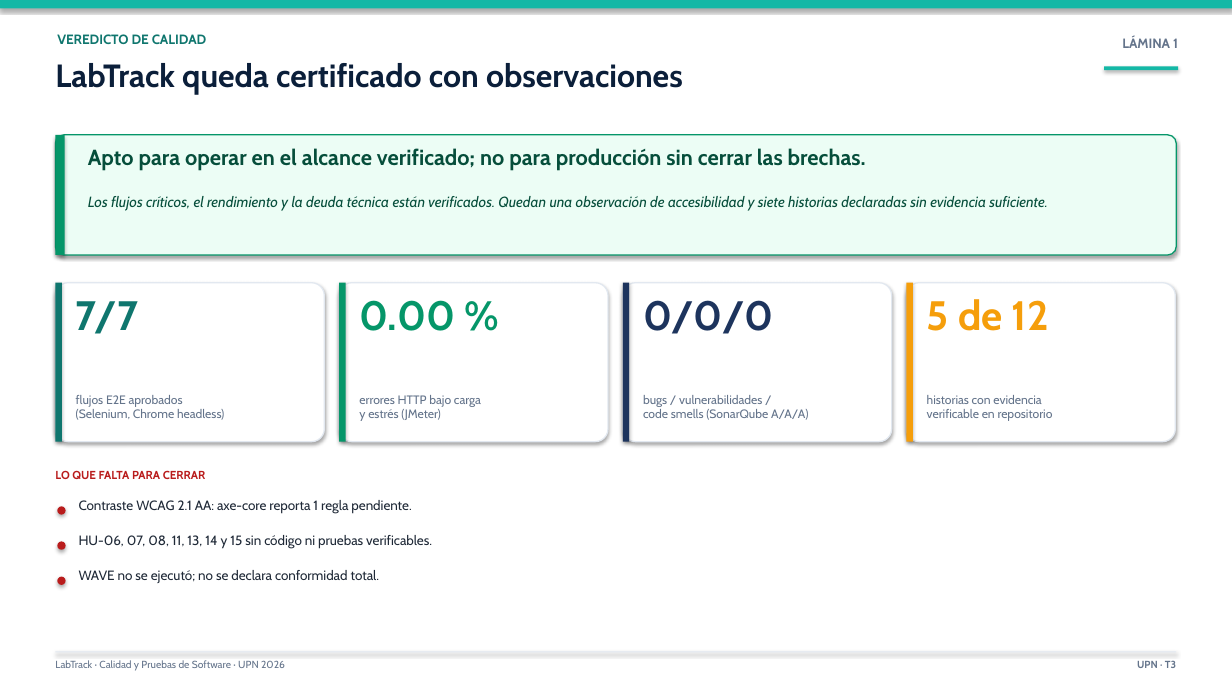
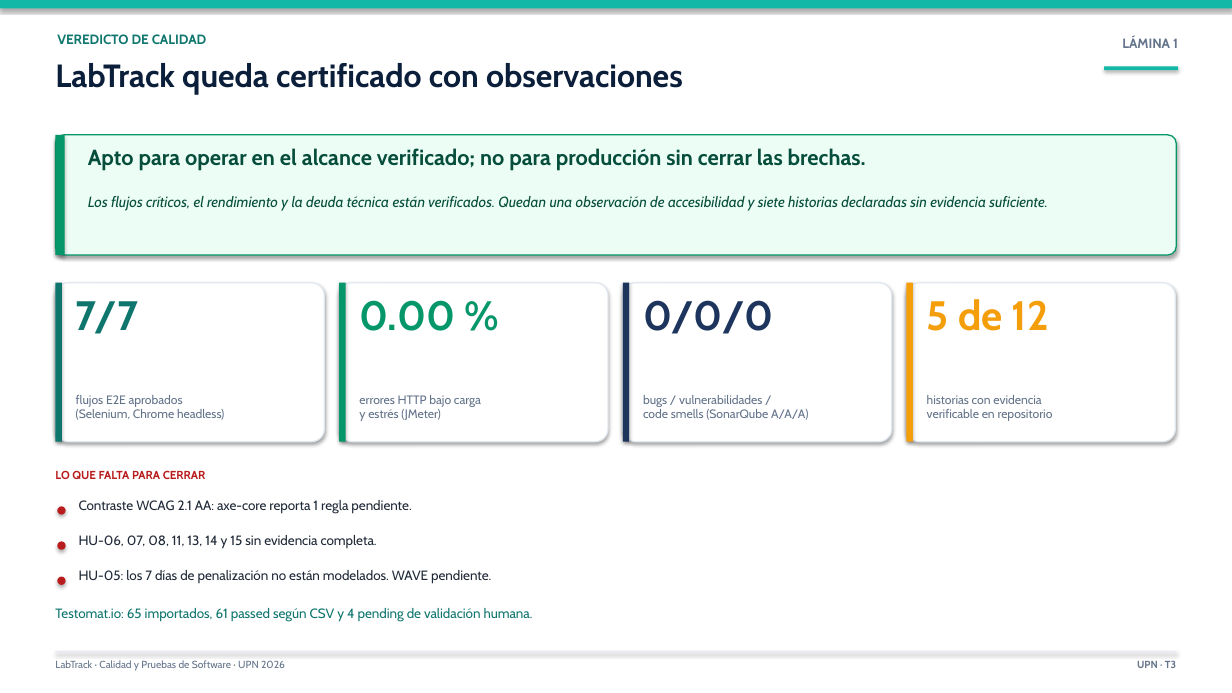
Before and after one commit to N00385644/LabTrack, a slide deck: slide 2 of docs/presentacion-labtrack.pptx. Drawn at 1232x693 pixels with LibreOffice and Linux fonts; fonts in the diff are those of the drawing. Boxes give left, top, right and bottom in pixels: in the first picture for what was removed or moved away, otherwise in the second. Text is boxed around its words. In the diff, an @@ line names an element or a change of style, - is before the commit and + after.

```diff
--- a/docs/presentacion-labtrack.pptx
+++ b/docs/presentacion-labtrack.pptx
@@ text at (x1=79, y1=535, x2=377, y2=549): text changed @@
-HU-06, 07, 08, 11, 13, 14 y 15 sin código ni pruebas verificables.
+HU-06, 07, 08, 11, 13, 14 y 15 sin evidencia completa.
@@ text at (x1=79, y1=570, x2=491, y2=584): text changed @@
-WAVE no se ejecutó; no se declara conformidad total.
+HU-05: los 7 días de penalización no están modelados. WAVE pendiente.
@@ text added at (x1=55, y1=608, x2=533, y2=622), 10.5 pt, text #0F766E @@
+Testomat.io: 65 importados, 61 passed según CSV y 4 pending de validación humana.
```
Also in this commit, not shown: 10 other files.
